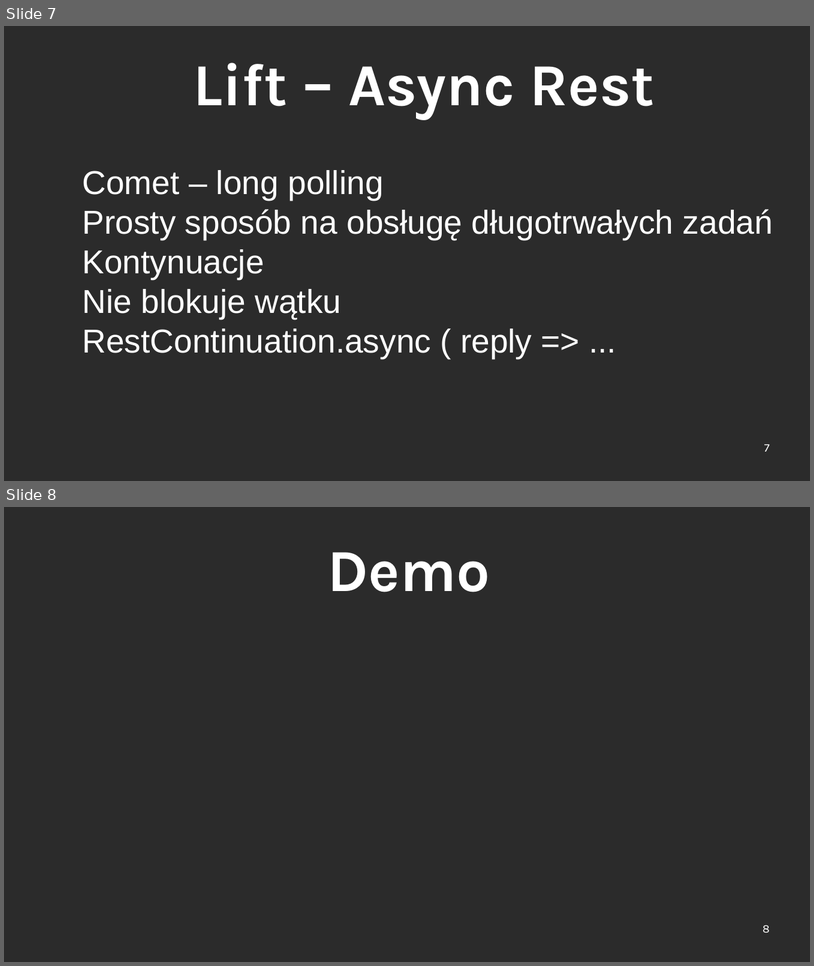
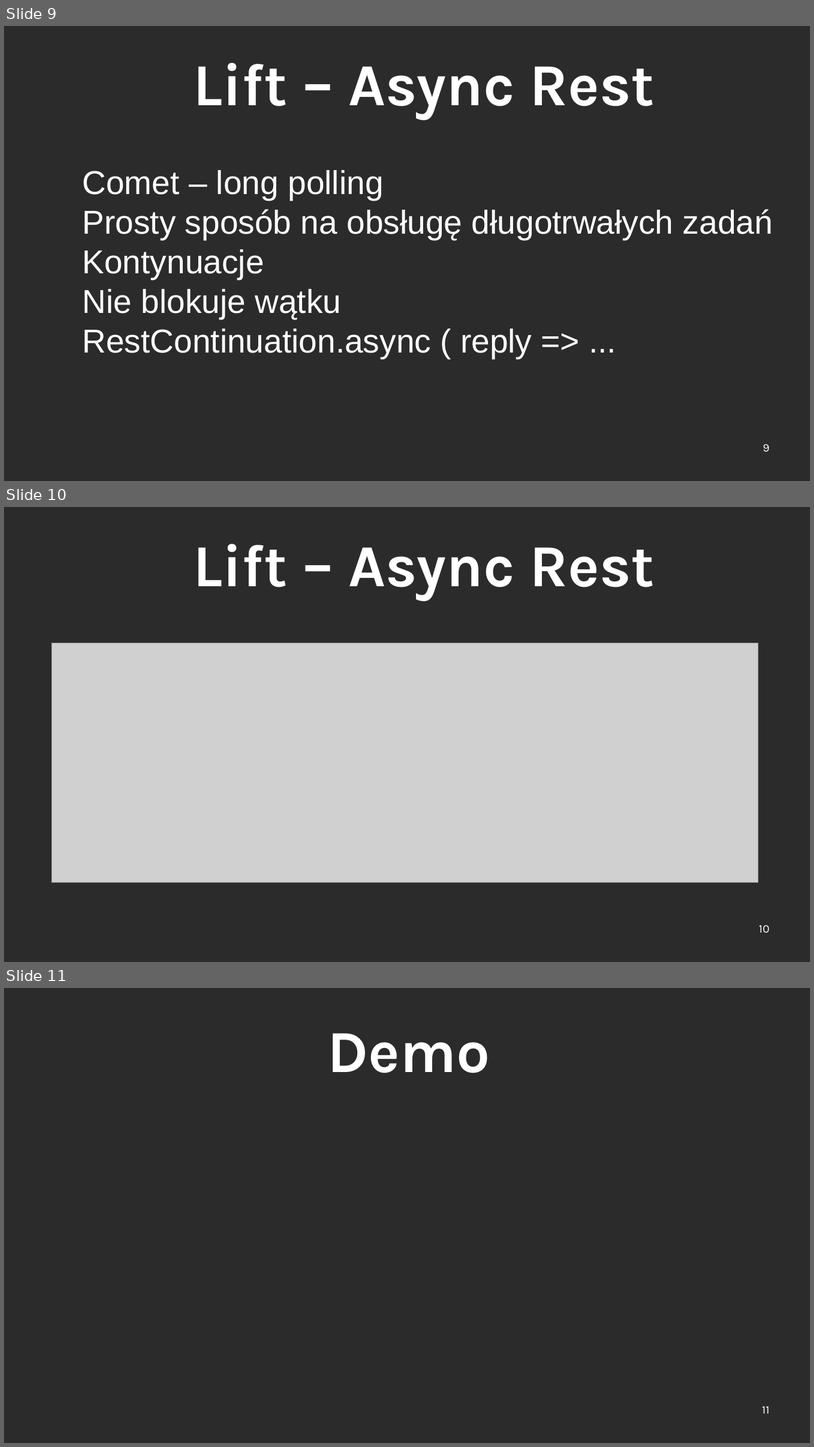
Before and after one commit to ScalaConsultants/lift-rest-demo, a slide deck: doc/lift-demo.odp. Shown one above the other, each under a label of ours: slides 7 and 8 before the commit, slides 9, 10 and 11 after it. The pictures are 814x966 and 814x1447 pixels, drawn with LibreOffice and Linux fonts; fonts in the diff are those of the drawing; grey boxes stand for pictures; background and template pictures are left out; a plain dark background stands for a picture behind light text. Boxes give left, top, right and bottom in pixels: in the first picture for what was removed or moved away, otherwise in the second. Text is boxed around its words. In the diff, an @@ line names an element or a change of style, - is before the commit and + after.

```diff
--- a/doc/lift-demo.odp
+++ b/doc/lift-demo.odp
@@ slide 10 added at (x1=4, y1=507, x2=810, y2=962), background picture (left out) @@
@@ title added at (x1=193, y1=544, x2=655, y2=600), 72 pt, text #FFFFFF, bold @@
+Lift – Async Rest
@@ picture added at (x1=51, y1=643, x2=759, y2=882) @@
@@ page number added at (x1=759, y1=925, x2=770, y2=932), 14 pt, text #FFFFFF @@
+10
@@ what was slide 7 is now slide 9 @@
@@ page number at (x1=763, y1=444, x2=770, y2=451): text changed @@
-7
+9
@@ what was slide 8 is now slide 11 @@
@@ page number at (x1=762, y1=1406, x2=770, y2=1413): text changed @@
-8
+11
```
Also in this commit, not shown: 2 slides changed, 2 other slides added.
